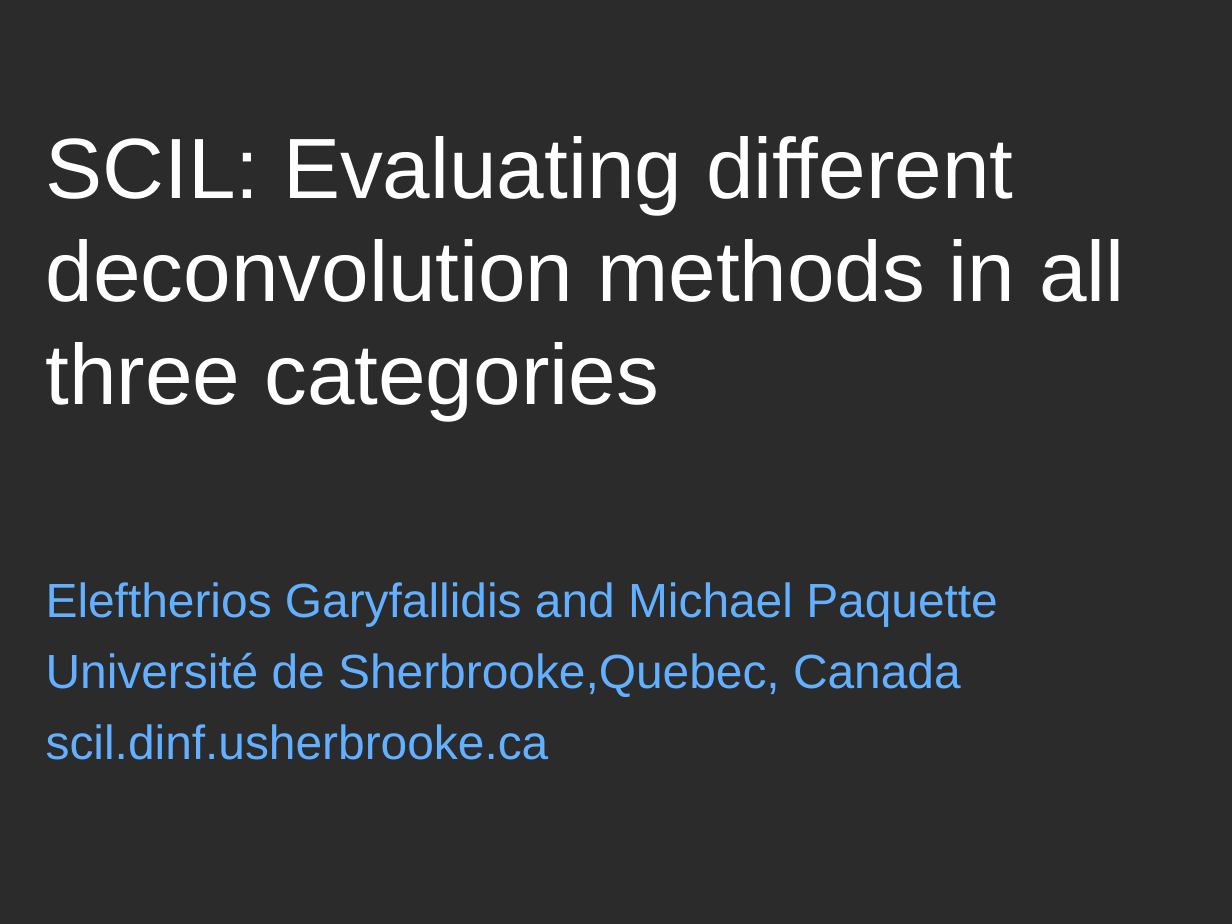
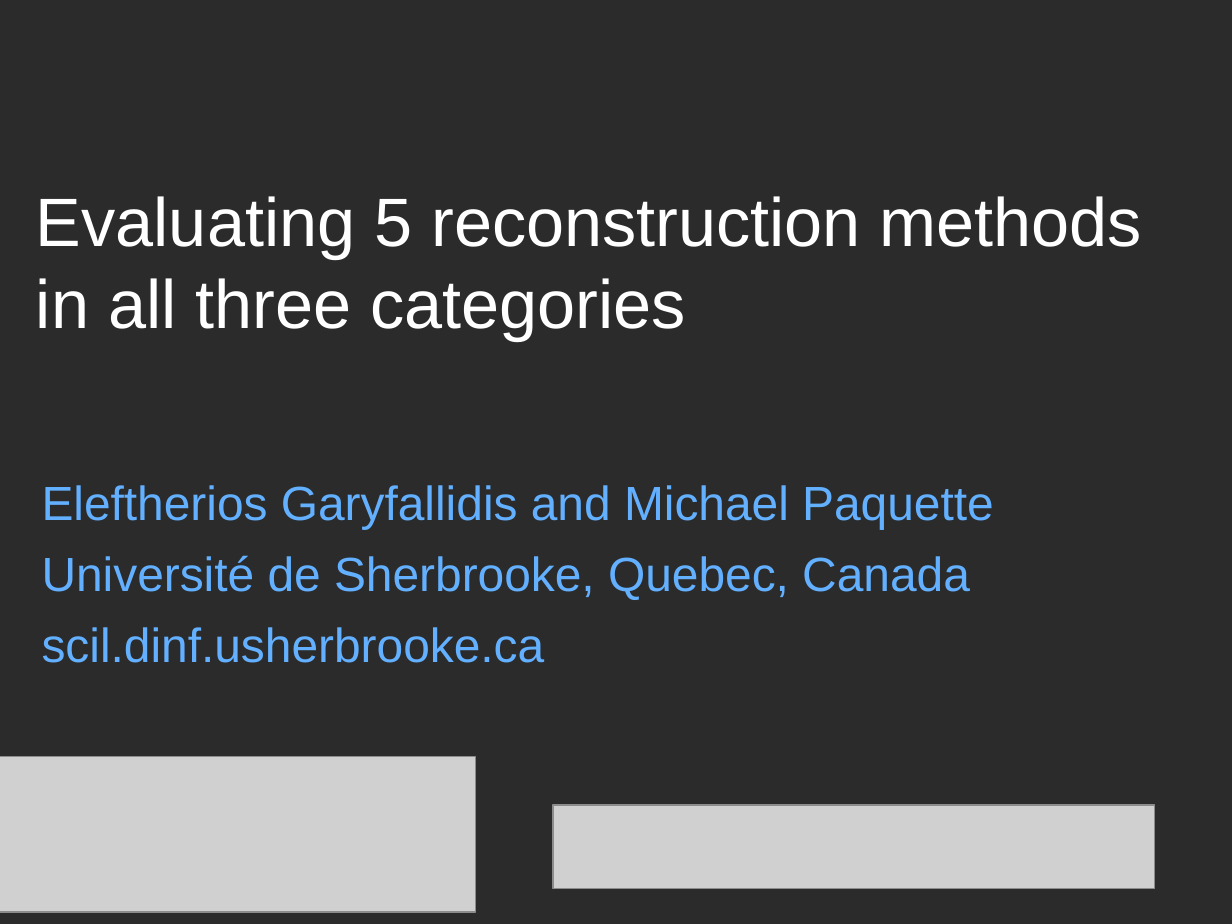
Before and after one commit to Garyfallidis/isbi2013, a slide deck: slide 1 of abstracts/Elef_Presentation.odp. Drawn at 1232x924 pixels with LibreOffice and Linux fonts; fonts in the diff are those of the drawing; grey boxes stand for pictures; background and template pictures are left out; a plain dark background stands for a picture behind light text. Boxes give left, top, right and bottom in pixels: in the first picture for what was removed or moved away, otherwise in the second. Text is boxed around its words. In the diff, an @@ line names an element or a change of style, - is before the commit and + after.

```diff
--- a/abstracts/Elef_Presentation.odp
+++ b/abstracts/Elef_Presentation.odp
@@ title at (x1=36, y1=196, x2=1142, y2=341): text changed; size 50 to 40 pt @@
-SCIL: Evaluating different deconvolution methods in all three categories
+Evaluating 5 reconstruction methods in all three categories
@@ text "Eleftherios Garyfallidis and Michael Paquette" moved from (x1=46, y1=582, x2=998, y2=760) to (x1=42, y1=485, x2=994, y2=663) @@
@@ text at (x1=42, y1=555, x2=970, y2=600): spaces changed @@
-Université de Sherbrooke,Quebec, Canada
+Université de Sherbrooke, Quebec, Canada
@@ picture added at (x1=0, y1=756, x2=476, y2=912) @@
@@ rectangle added at (x1=20, y1=756, x2=360, y2=902), fill #CFE7F5 @@
@@ picture added at (x1=553, y1=806, x2=1154, y2=890) @@
```
Also in this commit, not shown: 5 other slides changed, 1 slide added, 1 slide removed, 1 other file.
